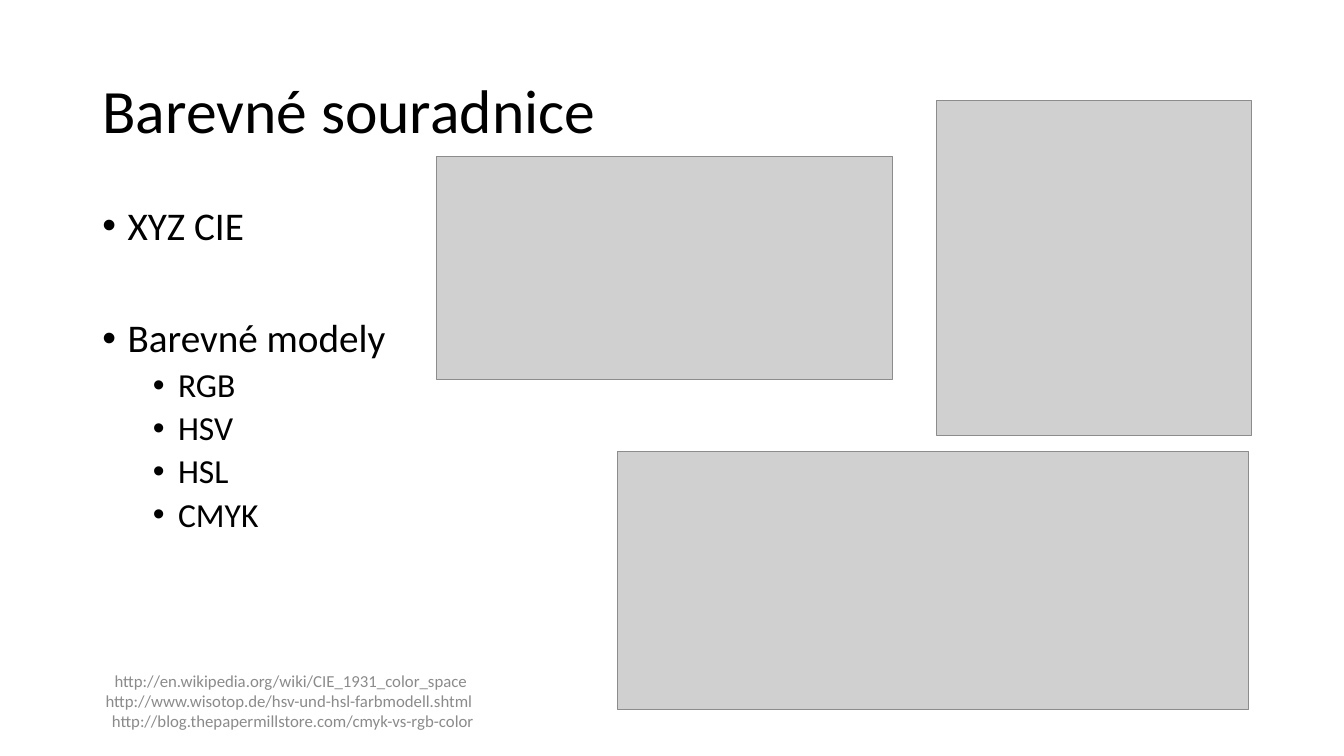
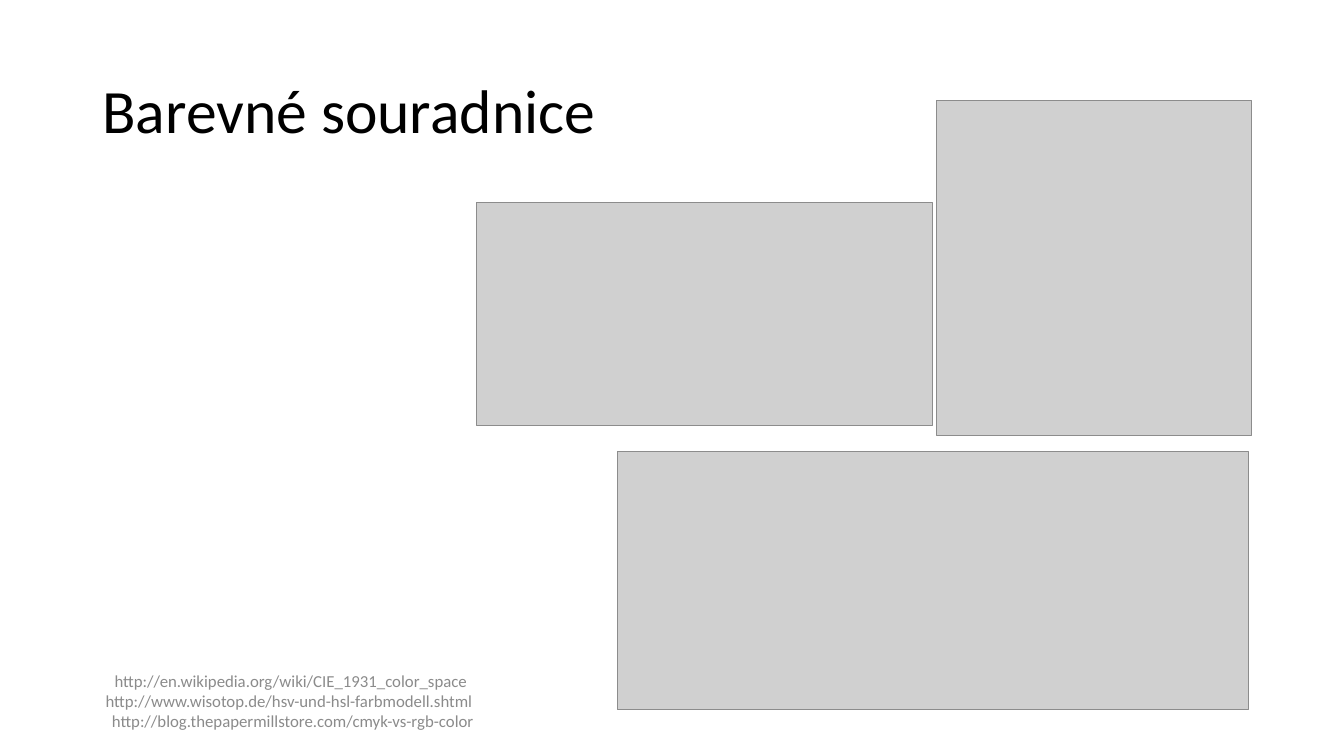
Before and after one commit to Setty32/FYO, a slide deck: slide 8 of doc/presentation.pptx (slide 7 before the commit). Drawn at 1344x756 pixels with LibreOffice and Linux fonts; fonts in the diff are those of the drawing; grey boxes stand for pictures. Boxes give left, top, right and bottom in pixels: in the first picture for what was removed or moved away, otherwise in the second. Text is boxed around its words. In the diff, an @@ line names an element or a change of style, - is before the commit and + after.

```diff
--- a/doc/presentation.pptx
+++ b/doc/presentation.pptx
@@ picture: place and size @@
-picture at (437, 156, 893, 379)
+picture at (477, 203, 934, 425)
@@ text removed at (128, 214, 386, 528) @@
-• XYZ CIE
-• Barevné modely
-  • RGB
-  • HSV
-  • HSL
-  • CMYK
```
Also in this commit, not shown: 1 other slide changed, 1 slide added.
